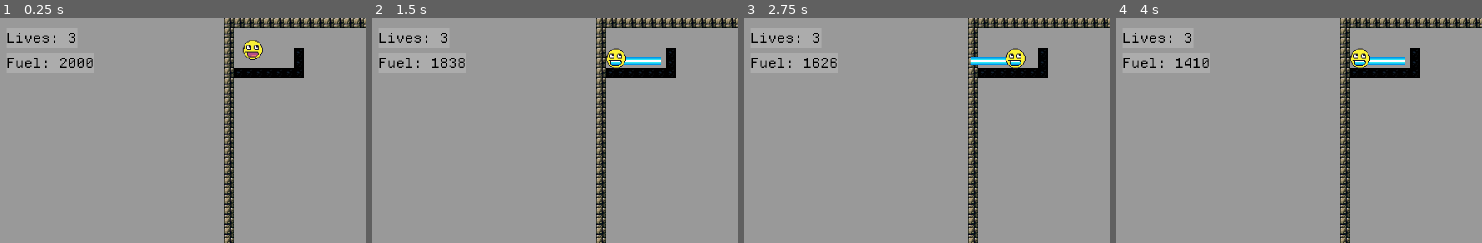
Above: before the commit, frames 1-4 (left to right).
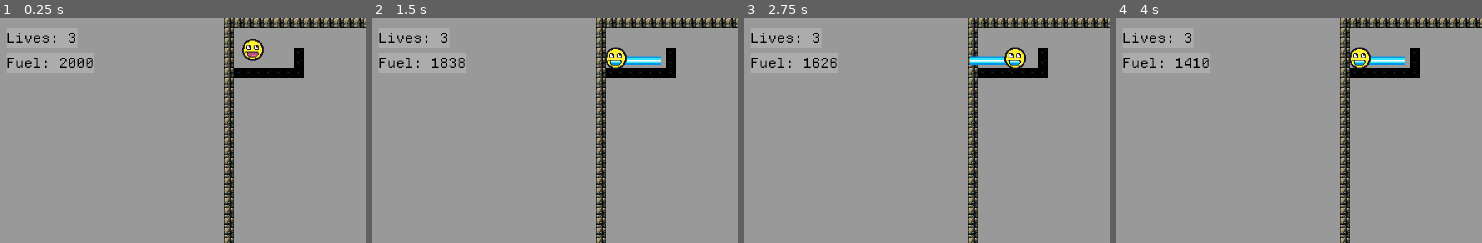
Above: after the commit, the same moments.

Repository: OSGH-web/balloon-movement-demo
Game: Godot game, scene res://scenes/main.tscn
The game is run twice, just before and just after one commit, with the same random seed, the same clock (stepped at 60 frames per second) and the same inputs.
Inputs:
- Up to frame 1 (0.25 s): no input
- Up to frame 2 (1.5 s): hold Right (ui_right) from 0.53 s (still down); tap Up (ui_up) at 0.77 s; tap Enter at 1.25 s
- Up to frame 3 (2.75 s): tap Up (ui_up) at 1.52 s; release Right (ui_right) at 2.03 s; hold Left (ui_left) from 2.03 s (still down)
- Up to frame 4 (4 s): release Left (ui_left) at 2.78 s; hold Right (ui_right) from 2.78 s (still down); tap Up (ui_up) at 3.02, 3.77 s
The pictures show only the part of the screen within x 0-50%, y 0-50%; the shares and areas given below are measured in that part.

The runs differ from the first frame. In frame 1, 0.1% of the frame differs, in the area x 66-73%, y 9-20%; in frame 2, 0.4%; in frame 3, 0.4%, in the area x 61-78%, y 12-23%; in frame 4, 0.4%.

Commit message:
Gave player 2px sprite sheet

Diff:
--- a/scenes/player.tscn
+++ b/scenes/player.tscn
@@ -1,7 +1,7 @@
 [gd_scene load_steps=4 format=3 uid="uid://b7jfvkf4edbjp"]
 
 [ext_resource type="Script" uid="uid://d3nwiwsfywf3b" path="res://scripts/player.gd" id="1_onrkg"]
-[ext_resource type="SpriteFrames" uid="uid://druj2owx133ux" path="res://assets/sprites/player_new.res" id="2_g2els"]
+[ext_resource type="SpriteFrames" uid="uid://u8d3ak1o6r5r" path="res://assets/sprites/player_2px.res" id="2_g2els"]
 
 [sub_resource type="CircleShape2D" id="CircleShape2D_g2els"]
 radius = 11.7094
@@ -17,7 +17,7 @@
 centered = false
 
 [node name="CollisionShape2D" type="CollisionShape2D" parent="."]
-position = Vector2(34.3333, 32.6667)
+position = Vector2(34.6667, 33)
 shape = SubResource("CircleShape2D_g2els")
 
 [node name="RayCastDownRight" type="RayCast2D" parent="CollisionShape2D"]
